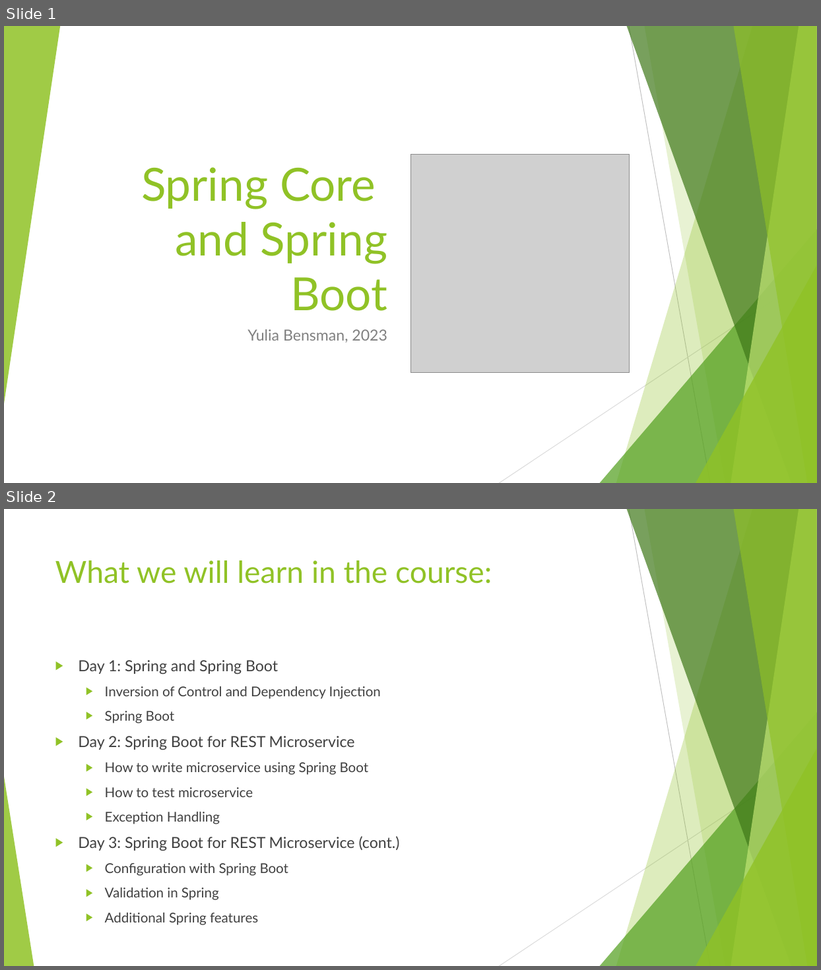
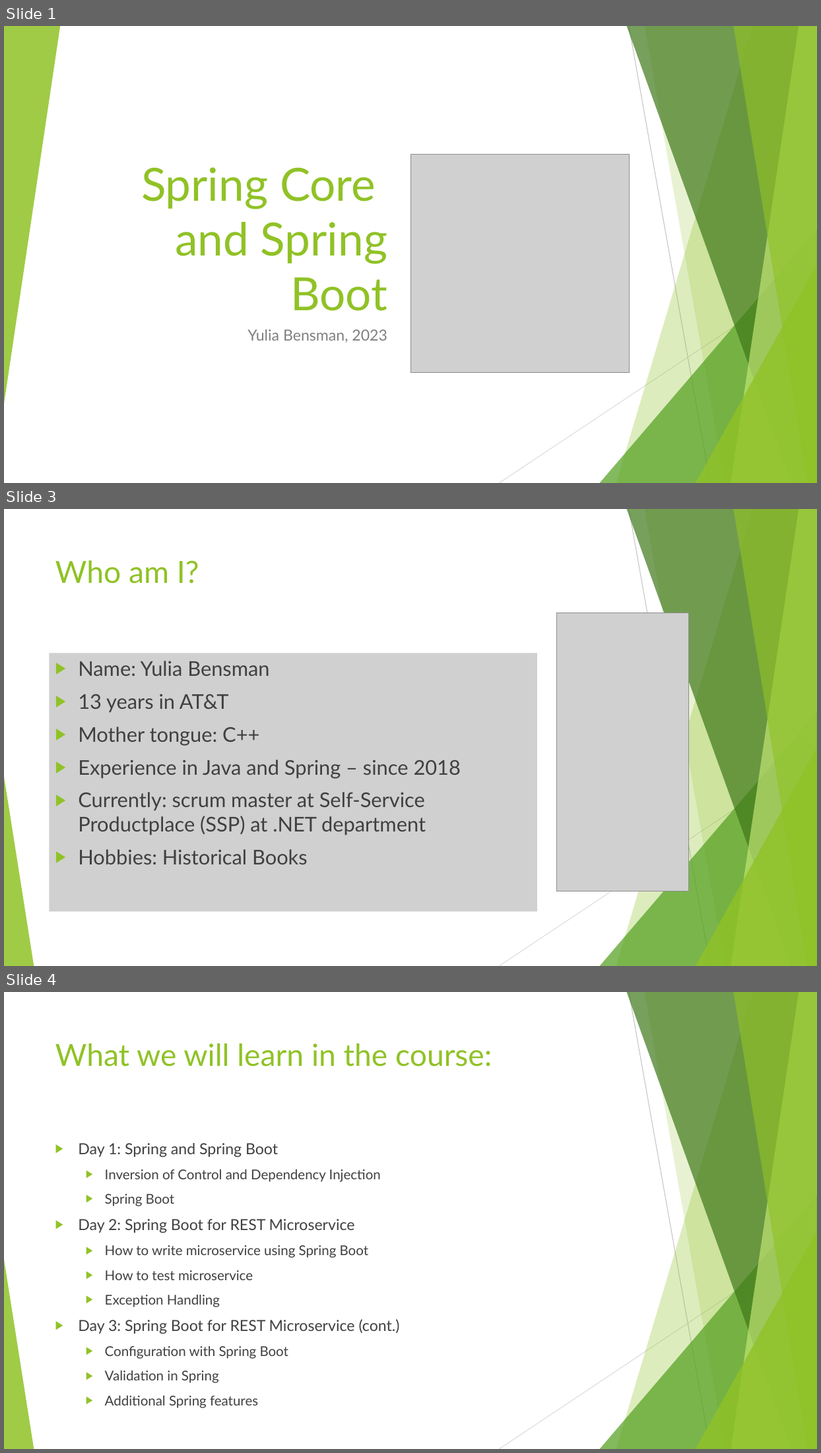
Before and after one commit to ybensman/SpringDemo, a slide deck: Spring_Beginners_1_SpringBootAndCore.pptx. Shown one above the other, each under a label of ours: slides 1 and 2 before the commit, slides 1, 3 and 4 after it; the slides between them are not shown. The pictures are 821x970 and 821x1453 pixels, drawn with LibreOffice and Linux fonts; fonts in the diff are those of the drawing; grey boxes stand for pictures. Boxes give left, top, right and bottom in pixels: in the first picture for what was removed or moved away, otherwise in the second. Text is boxed around its words. In the diff, an @@ line names an element or a change of style, - is before the commit and + after.

```diff
--- a/Spring_Beginners_1_SpringBootAndCore.pptx
+++ b/Spring_Beginners_1_SpringBootAndCore.pptx
@@ slide 3 added at [4, 509, 817, 966], background #FFFFFF; not listed: 10 template elements that a slide beside it also shows @@
@@ title added at [55, 560, 199, 584], 36 pt, text #90C226 @@
+Who am I?
@@ picture added at [557, 613, 688, 892] @@
@@ picture added at [49, 653, 537, 912], 24 pt, text #404040 @@
+▶ Name: Yulia Bensman
+▶ 13 years in AT&T
+▶ Mother tongue: C++
+▶ Experience in Java and Spring – since 2018
+▶ Currently: scrum master at Self-Service Productplace (SSP) at .NET department
+▶ Hobbies: Historical Books
@@ what was slide 2 is now slide 4 @@
```
Also in this commit, not shown: 8 slides changed, 2 other slides added, 1 slide removed.
